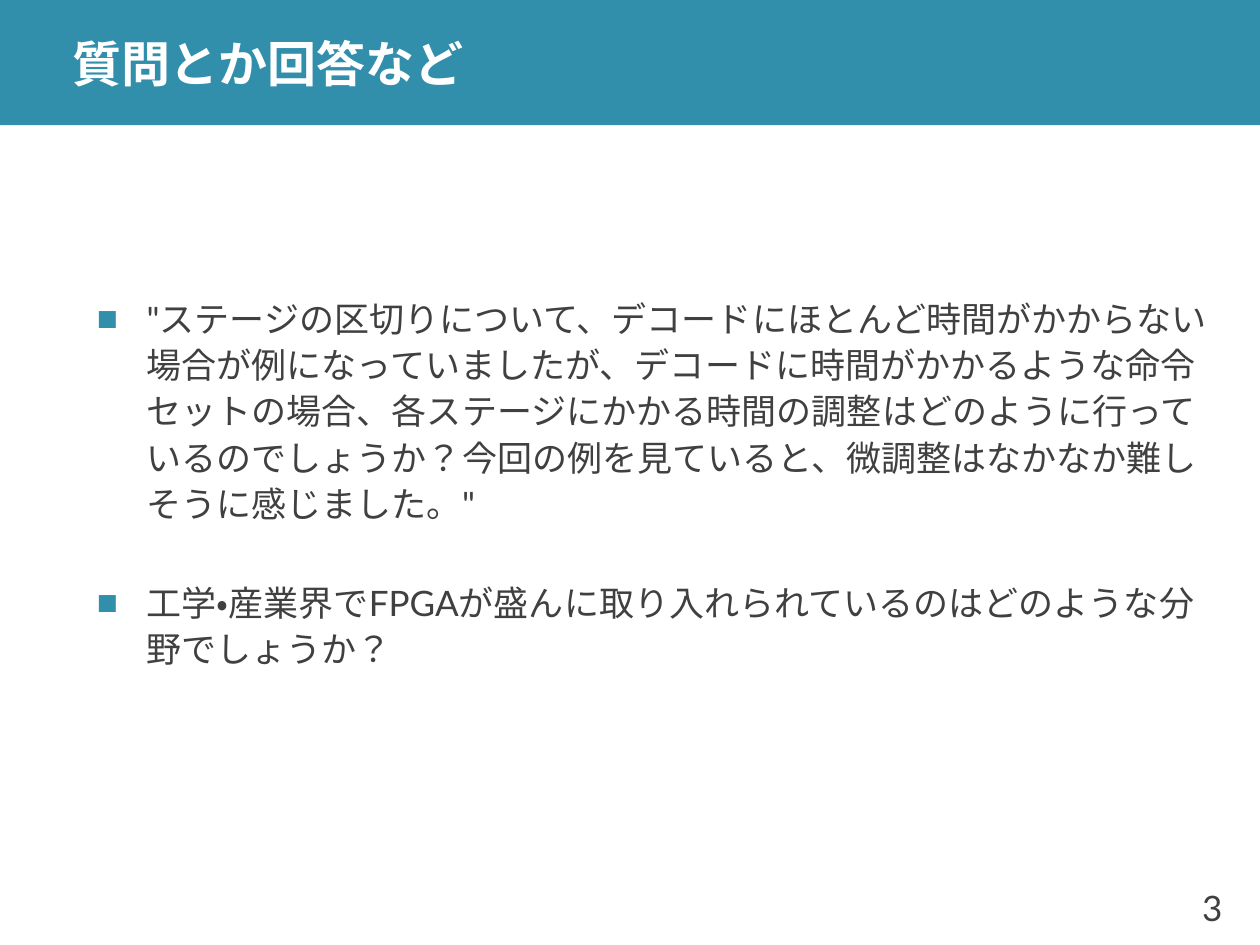
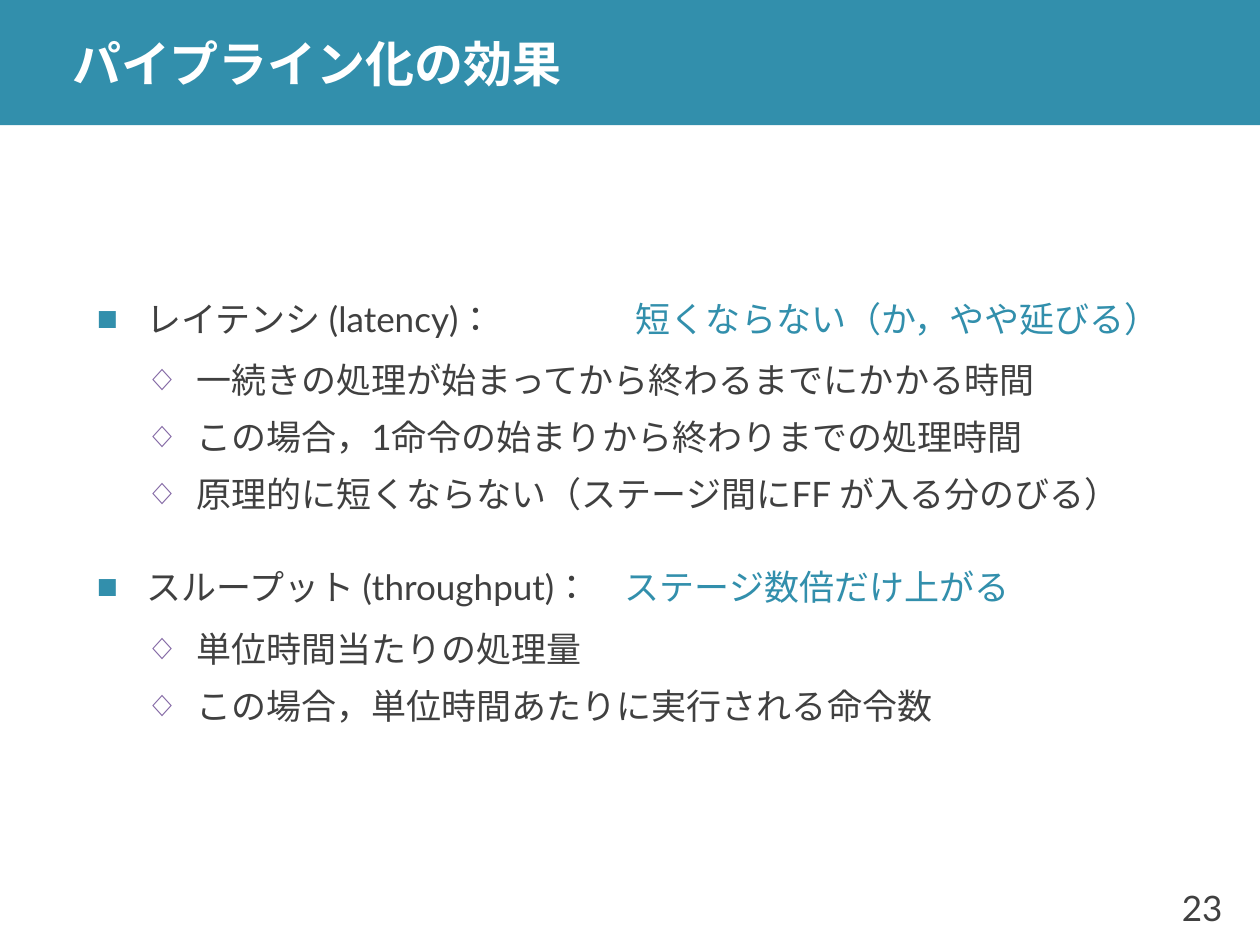
Before and after one commit to shioyadan/advanced-computer-organization, a slide deck: slide 23 of aco-shioya-04.pptx (slide 3 before the commit). Drawn at 1260x945 pixels with LibreOffice and Linux fonts; fonts in the diff are those of the drawing. Boxes give left, top, right and bottom in pixels: in the first picture for what was removed or moved away, otherwise in the second. Text is boxed around its words. In the diff, an @@ line names an element or a change of style, - is before the commit and + after.

Commit message:
パイプラインの話を第３回目から第４回目に移動
第３回にスケーリングの話を足したので，尺がたりなくなった

```diff
--- a/aco-shioya-04.pptx
+++ b/aco-shioya-04.pptx
@@ title at bbox=[72, 40, 561, 87]: text changed @@
-質問とか回答など
+パイプライン化の効果
@@ text at bbox=[146, 302, 1160, 723]: text changed @@
-■ "ステージの区切りについて、デコードにほとんど時間がかからない場合が例になっていましたが、デコードに時間がかかるような命令セットの場合、各ステージにかかる時間の調整はどのように行っているのでしょうか？今回の例を見ていると、微調整はなかなか難しそうに感じました。"
-■ 工学・産業界でFPGAが盛んに取り入れられているのはどのような分野でしょうか？
+■ レイテンシ (latency)： 短くならない（か，やや延びる）
+  ◇ 一続きの処理が始まってから終わるまでにかかる時間
+  ◇ この場合，1命令の始まりから終わりまでの処理時間
+  ◇ 原理的に短くならない（ステージ間にFF が入る分のびる）
+■ スループット (throughput)： ステージ数倍だけ上がる
+  ◇ 単位時間当たりの処理量
+  ◇ この場合，単位時間あたりに実行される命令数
@@ page number at bbox=[1182, 895, 1223, 922]: text changed @@
-3
+23
```
Also in this commit, not shown: 11 other slides changed, 11 slides added, 9 slides removed, 1 other file.
